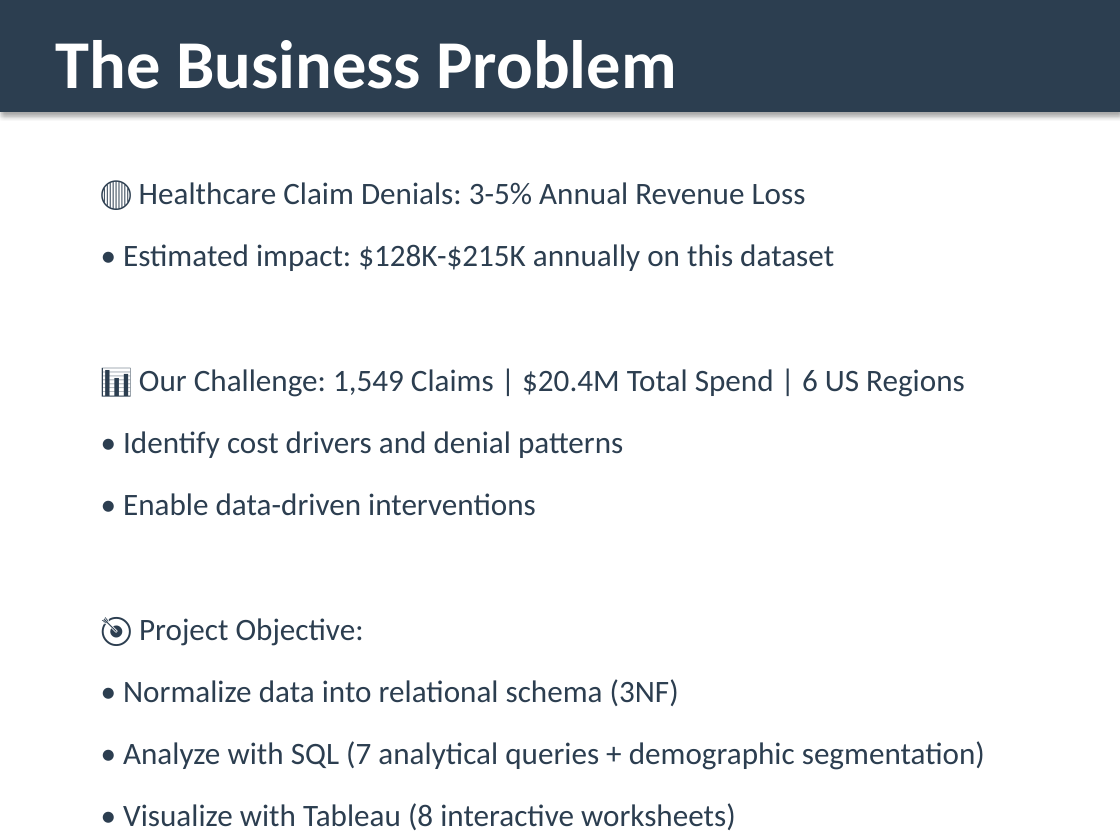
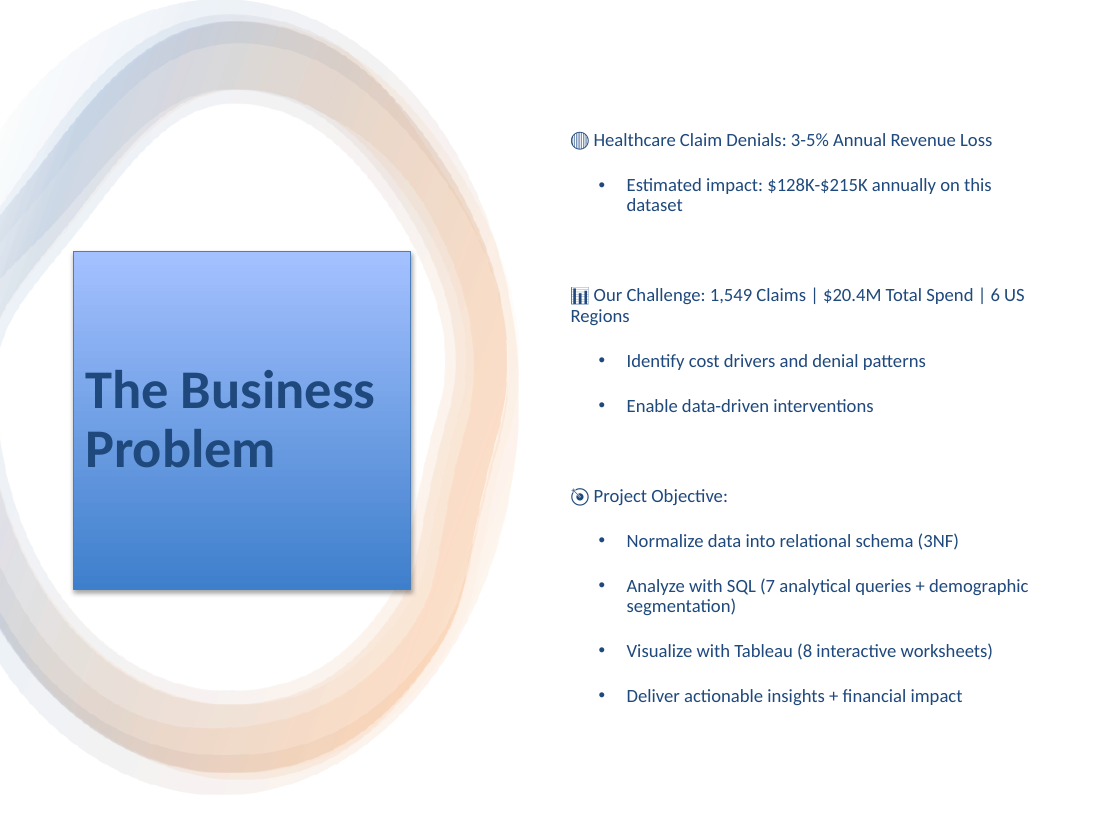
Before and after one commit to chandanaks2010-dev/Healthcare-Insurance-Claim-Analysis-And-Denial-Patterns-Dashboard, a slide deck: slide 2 of report/Healthcare_Insurance_Dashboard_Presentation.pptx. Drawn at 1120x840 pixels with LibreOffice and Linux fonts; fonts in the diff are those of the drawing. Boxes give left, top, right and bottom in pixels: in the first picture for what was removed or moved away, otherwise in the second. Text is boxed around its words. In the diff, an @@ line names an element or a change of style, - is before the commit and + after.

Commit message:
ppt

```diff
--- a/report/Healthcare_Insurance_Dashboard_Presentation.pptx
+++ b/report/Healthcare_Insurance_Dashboard_Presentation.pptx
@@ rectangle added at (0, 0, 1120, 840), fill #FFFFFF @@
@@ group added at (0, 0, 517, 794): 5 freeform shapes @@
@@ text "🔴 Healthcare Claim Denials: 3-5% ...": place and size @@
-text "🔴 Healthcare Claim Denials: 3-5% ..." at (123, 182, 985, 830)
+text "🔴 Healthcare Claim Denials: 3-5% ..." at (571, 133, 1028, 705)
@@ text "🔴 Healthcare Claim Denials: 3-5% ..." at (571, 133, 1028, 705): vertical alignment top to middle @@
@@ text at (571, 133, 1024, 505): size 20 to 12 pt, text colour #2C3E50 to #1F497D in "🔴 Healthcare Claim Denials: 3-5% Annual Revenue ...", "📊 Our Challenge: 1,549 Claims | $20.4M ...", "🎯 Project Objective:"; line spacing 1 to 0.9 @@
@@ text at (627, 178, 992, 211): text changed; size 20 to 12 pt; text colour #2C3E50 to #1F497D @@
-• Estimated impact: $128K-$215K annually on this dataset
+  • Estimated impact: $128K-$215K annually on this dataset
@@ rectangle "The Business Problem": place and size @@
-rectangle "The Business Problem" at (0, 0, 1120, 112)
+rectangle "The Business Problem" at (74, 252, 411, 590)
@@ rectangle "The Business Problem" at (74, 252, 411, 590): size 44 to 35 pt, text colour #FFFFFF to #1F497D; line spacing 1 to 0.9; more space between paragraphs; fill #2C3E50 to gradient #3F80CE to #A4C4FF; outline #2C3E50 0.75 pt to #4B7EBC 0.75 pt @@
@@ text at (627, 354, 926, 412): text changed; size 20 to 12 pt; text colour #2C3E50 to #1F497D @@
-• Identify cost drivers and denial patterns
-• Enable data-driven interventions
+  • Identify cost drivers and denial patterns
+  • Enable data-driven interventions
@@ text at (627, 533, 1028, 705): text changed; size 20 to 12 pt; text colour #2C3E50 to #1F497D @@
-• Normalize data into relational schema (3NF)
-• Analyze with SQL (7 analytical queries + demographic segmentation)
-• Visualize with Tableau (8 interactive worksheets)
-• Deliver actionable insights + financial impact
+  • Normalize data into relational schema (3NF)
+  • Analyze with SQL (7 analytical queries + demographic segmentation)
+  • Visualize with Tableau (8 interactive worksheets)
+  • Deliver actionable insights + financial impact
```
Also in this commit, not shown: 6 other slides changed.
